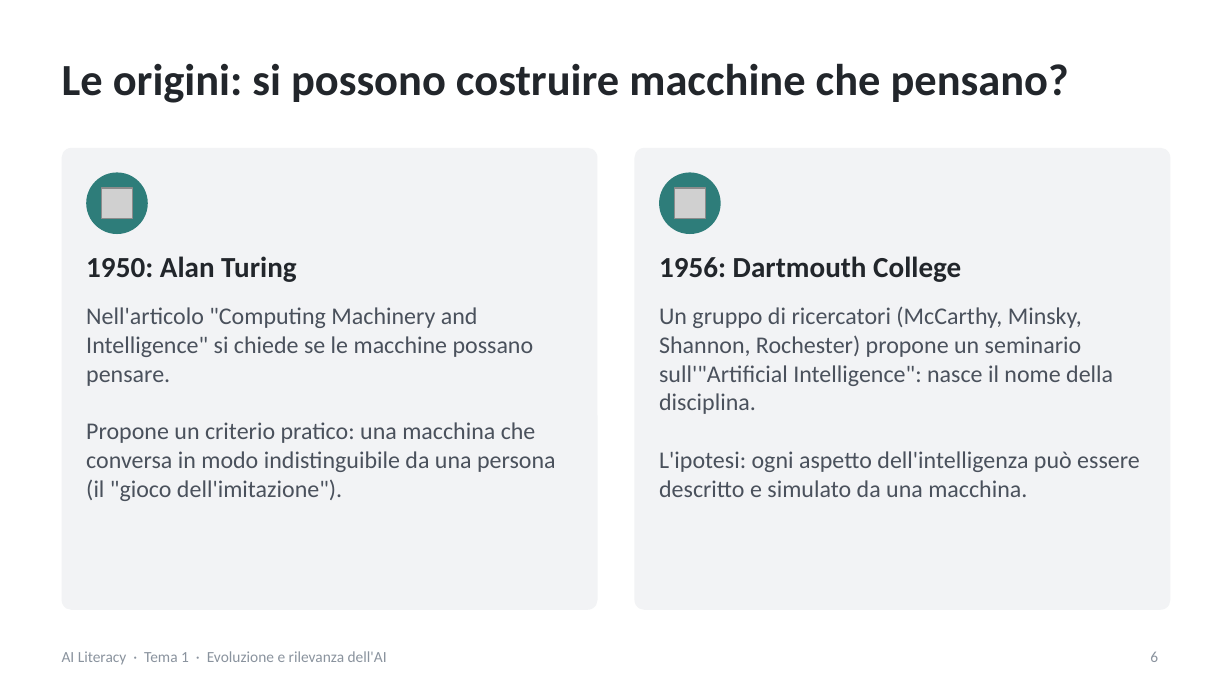
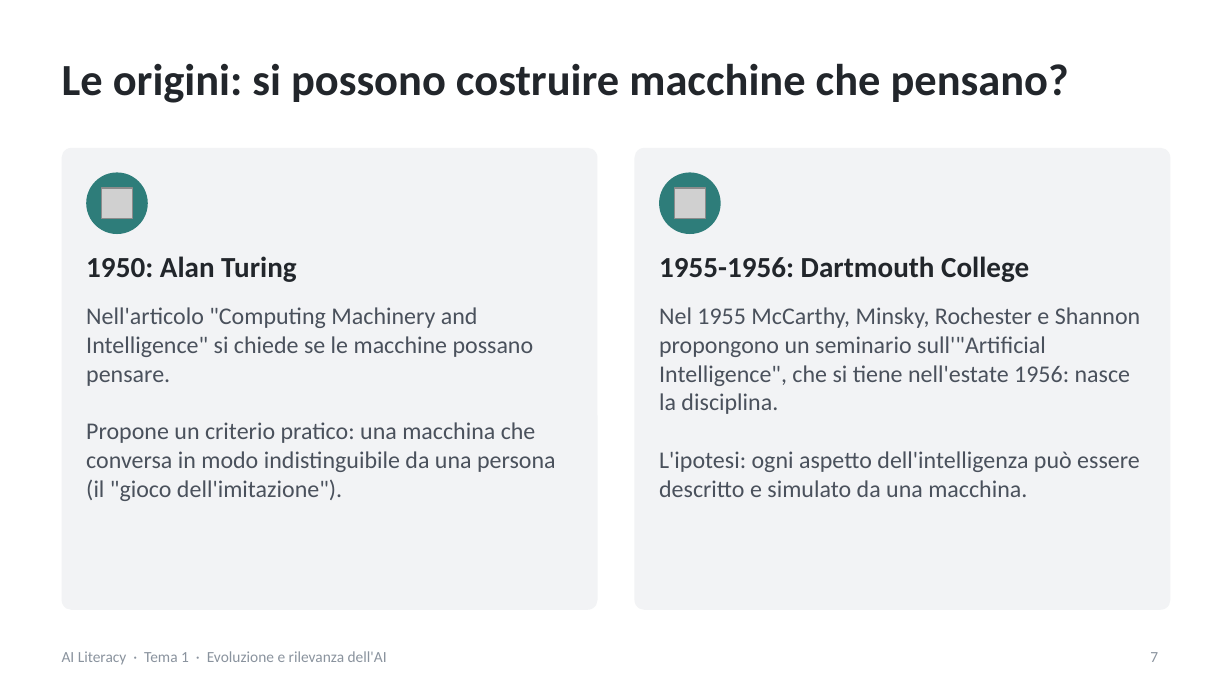
Before and after one commit to NetAi-IT/Formazione-AI-Literacy-Official, a slide deck: slide 7 of Base/Tema1_Evoluzione_e_rilevanza_AI.pptx (slide 6 before the commit). Drawn at 1232x693 pixels with LibreOffice and Linux fonts; fonts in the diff are those of the drawing; grey boxes stand for pictures. Boxes give left, top, right and bottom in pixels: in the first picture for what was removed or moved away, otherwise in the second. Text is boxed around its words. In the diff, an @@ line names an element or a change of style, - is before the commit and + after.

```diff
--- a/Base/Tema1_Evoluzione_e_rilevanza_AI.pptx
+++ b/Base/Tema1_Evoluzione_e_rilevanza_AI.pptx
@@ text at [659, 256, 1029, 282]: text changed @@
-1956: Dartmouth College
+1955-1956: Dartmouth College
@@ text at [659, 307, 1140, 414]: text changed @@
-Un gruppo di ricercatori (McCarthy, Minsky, Shannon, Rochester) propone un seminario sull'"Artificial Intelligence": nasce il nome della disciplina.
+Nel 1955 McCarthy, Minsky, Rochester e Shannon propongono un seminario sull'"Artificial Intelligence", che si tiene nell'estate 1956: nasce la disciplina.
@@ page number at [1150, 652, 1158, 662]: text changed @@
-6
+7
```
Also in this commit, not shown: 11 other slides changed, 4 slides added, 9 other files.
